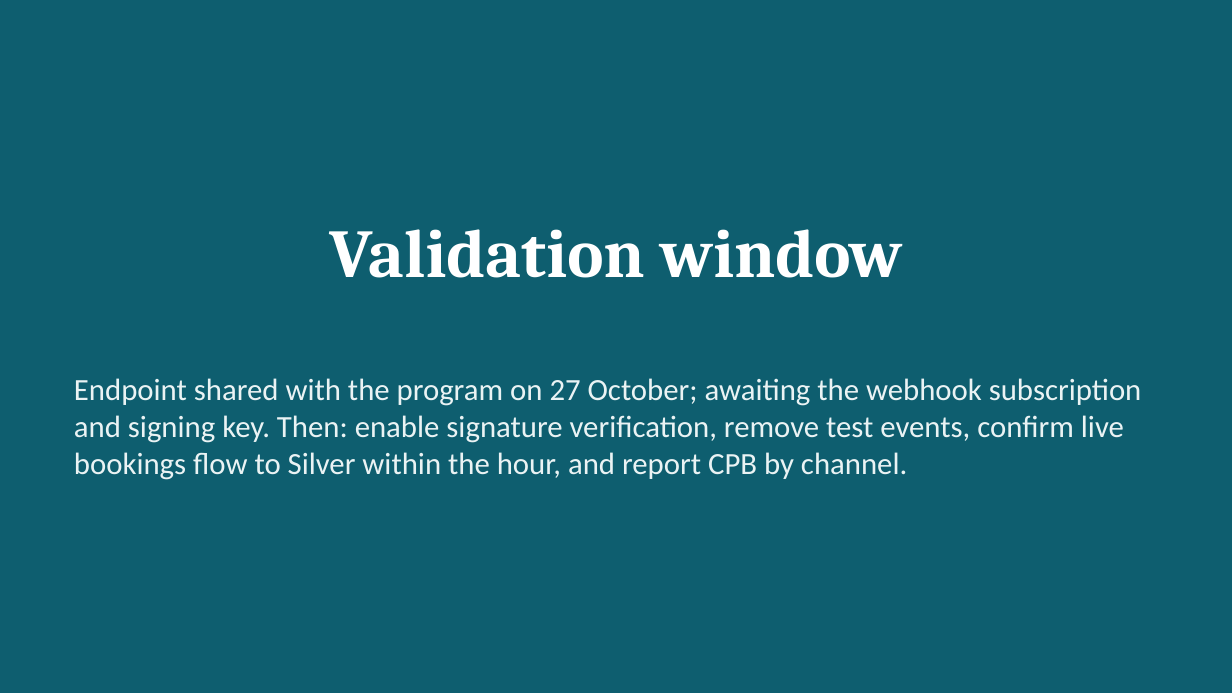
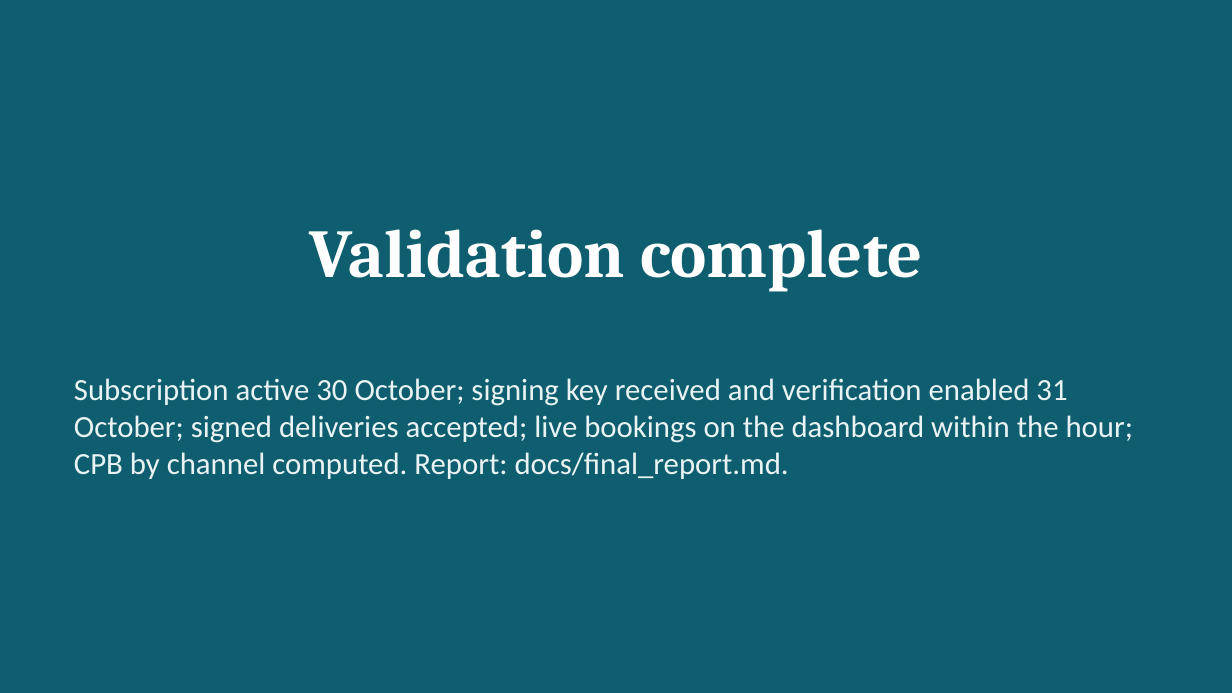
Before and after one commit to krismukh/calendly-marketing-insights, a slide deck: slide 8 of docs/Calendly_Marketing_Insights_Presentation.pptx. Drawn at 1232x693 pixels with LibreOffice and Linux fonts; fonts in the diff are those of the drawing. Boxes give left, top, right and bottom in pixels: in the first picture for what was removed or moved away, otherwise in the second. Text is boxed around its words. In the diff, an @@ line names an element or a change of style, - is before the commit and + after.

Commit message:
Project complete: validation report, README, decision 32, presentation

```diff
--- a/docs/Calendly_Marketing_Insights_Presentation.pptx
+++ b/docs/Calendly_Marketing_Insights_Presentation.pptx
@@ title at [310,229,922,292]: text changed @@
-Validation window
+Validation complete
@@ text at [74,378,1134,479]: text changed @@
-Endpoint shared with the program on 27 October; awaiting the webhook subscription and signing key. Then: enable signature verification, remove test events, confirm live bookings flow to Silver within the hour, and report CPB by channel.
+Subscription active 30 October; signing key received and verification enabled 31 October; signed deliveries accepted; live bookings on the dashboard within the hour; CPB by channel computed. Report: docs/final_report.md.
```
Also in this commit, not shown: 1 other slide changed, 3 other files.
